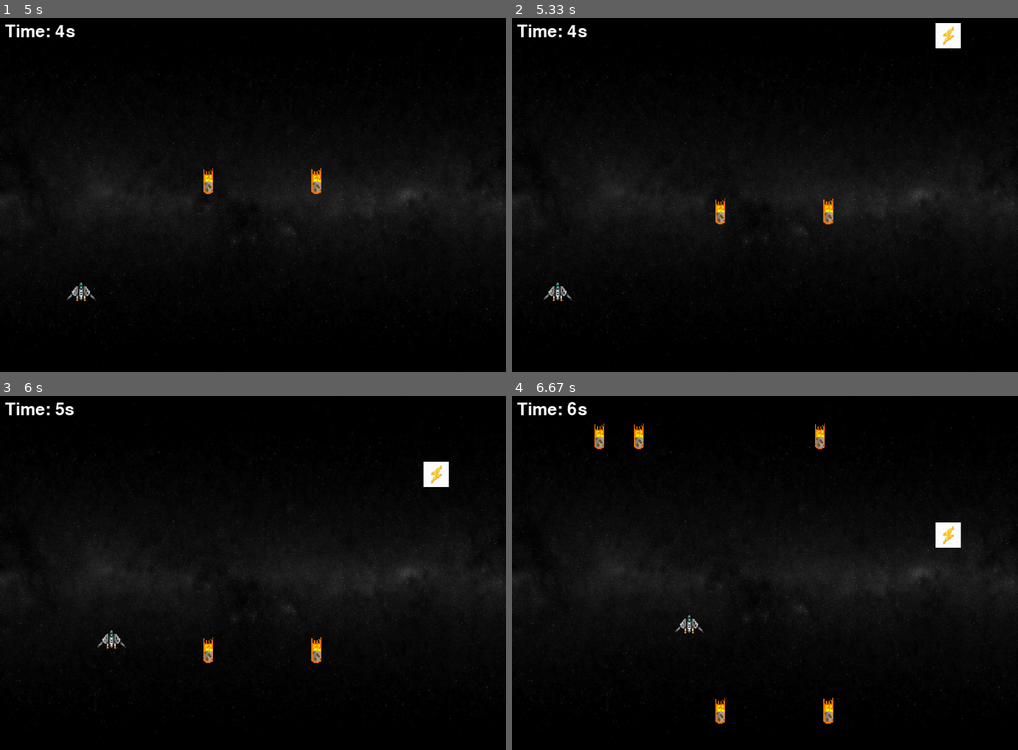
Above: before the commit, frames 1-4 (two rows, left to right).
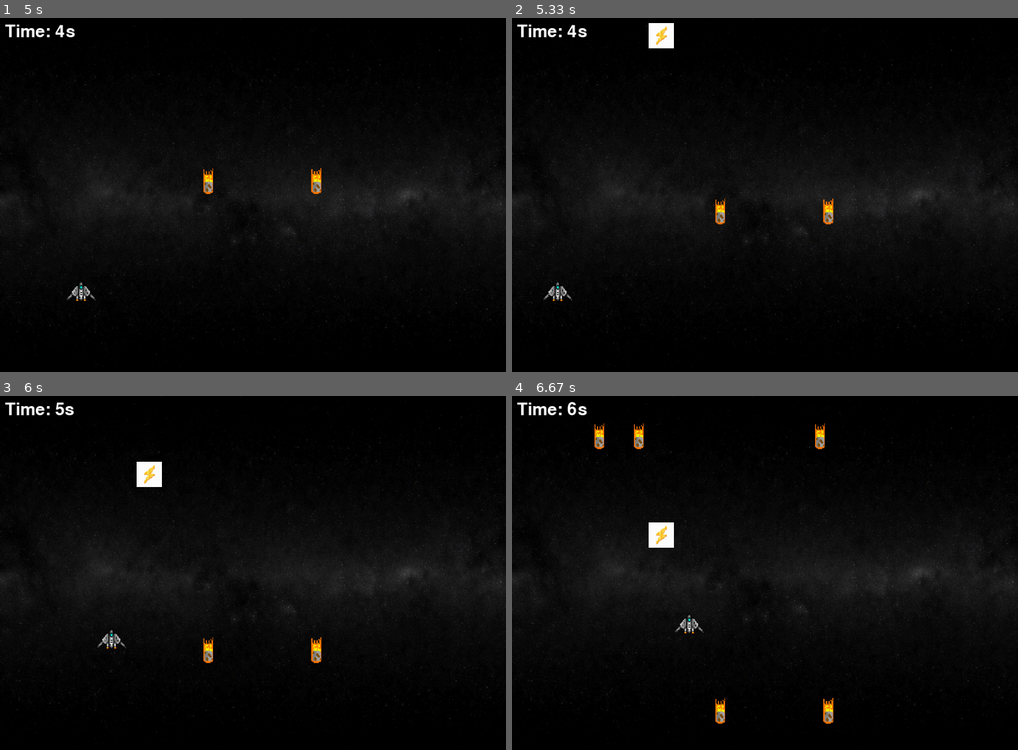
Above: after the commit, the same moments.

Repository: OmarHesham2356/PyGame-Project
Game: pygame game, started from game.py
The game is run twice, just before and just after one commit, with the same random seed, the same clock (stepped at 60 frames per second) and the same inputs.
Inputs:
- Up to frame 1 (5 s): tap Enter at 0.33 s; hold Right 0.67-1.13 s; hold Up 1.17-1.47 s; hold Up 1.5-1.97 s; hold Left 2-2.53 s; hold Down 2.57-2.87 s; hold Left 2.9-3.3 s; hold Up 3.33-3.7 s; hold Right 3.73-4.37 s; hold Down 4.4-4.77 s; hold Left from 4.8 s (still down)
- Up to frame 2 (5.33 s): release Left at 5.27 s; hold Right from 5.3 s (still down)
- Up to frame 3 (6 s): release Right at 5.77 s; hold Up from 5.8 s (still down)
- Up to frame 4 (6.67 s): release Up at 6.1 s; hold Right 6.13-6.6 s; hold Left from 6.63 s (still down)

Frame 1 is identical in both runs. In frame 2, 0.7% of the frame differs, in the area x 27-89%, y 1-9%; in frame 3, 0.7%; in frame 4, 0.7%.

Commit message:
i add new functions

Diff:
--- a/game.py
+++ b/game.py
@@ -125,6 +125,11 @@
                     pygame.quit()
                     sys.exit()
 
+def spawn_powerup(powerups):
+    powerup_x = random.randint(0, WIDTH - POWERUP_WIDTH)
+    powerup = pygame.Rect(powerup_x, -POWERUP_HEIGHT, POWERUP_WIDTH, POWERUP_HEIGHT)
+    powerups.append(powerup)
+
 def handle_input(player):
     keys = pygame.key.get_pressed()
     if keys[pygame.K_LEFT] and player.x - PLAYER_VEL >= 0:
@@ -138,7 +143,6 @@
 
 def main():
     global PLAYER_VEL
-    sound_sfx.play()
     run = True
     player = pygame.Rect(200, HEIGHT - PLAYER_HEIGHT, PLAYER_WIDTH, PLAYER_HEIGHT)
     sound_sfx.play()
@@ -172,9 +176,7 @@
             star_count = 0
 
         if powerup_count > powerup_add_increment:
-            powerup_x = random.randint(0, WIDTH - POWERUP_WIDTH)
-            powerup = pygame.Rect(powerup_x, -POWERUP_HEIGHT, POWERUP_WIDTH, POWERUP_HEIGHT)
-            powerups.append(powerup)
+            spawn_powerup(powerups)
             powerup_count = 0
 
         for event in pygame.event.get():
